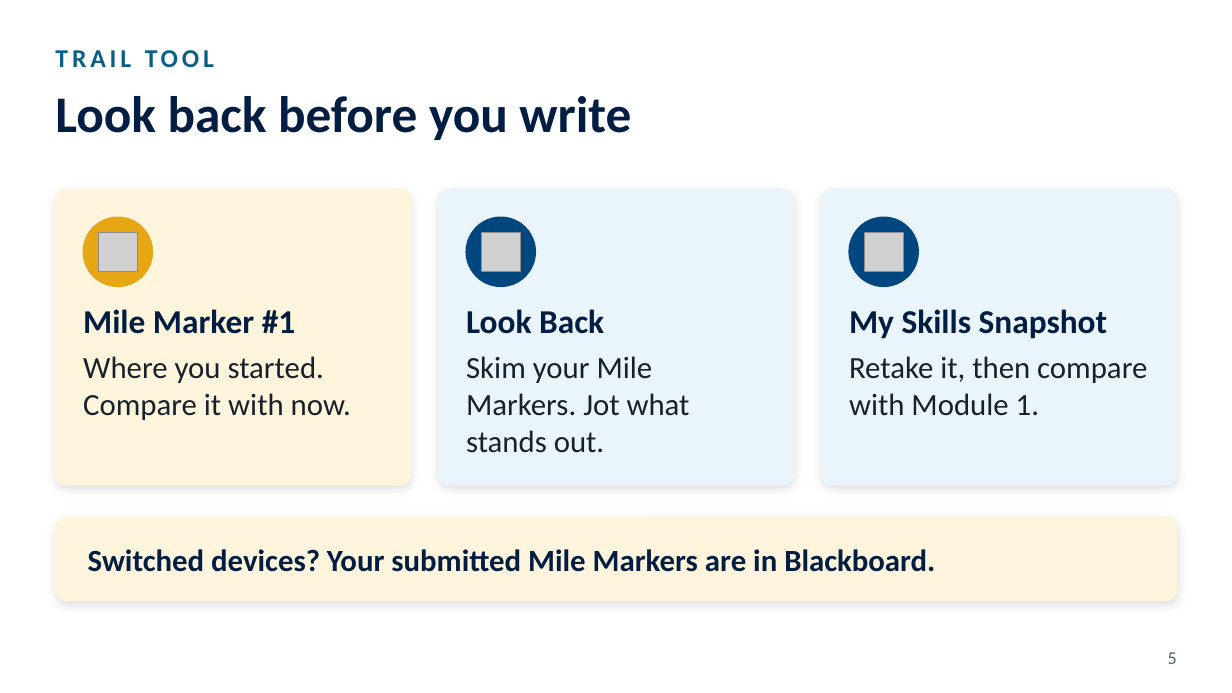
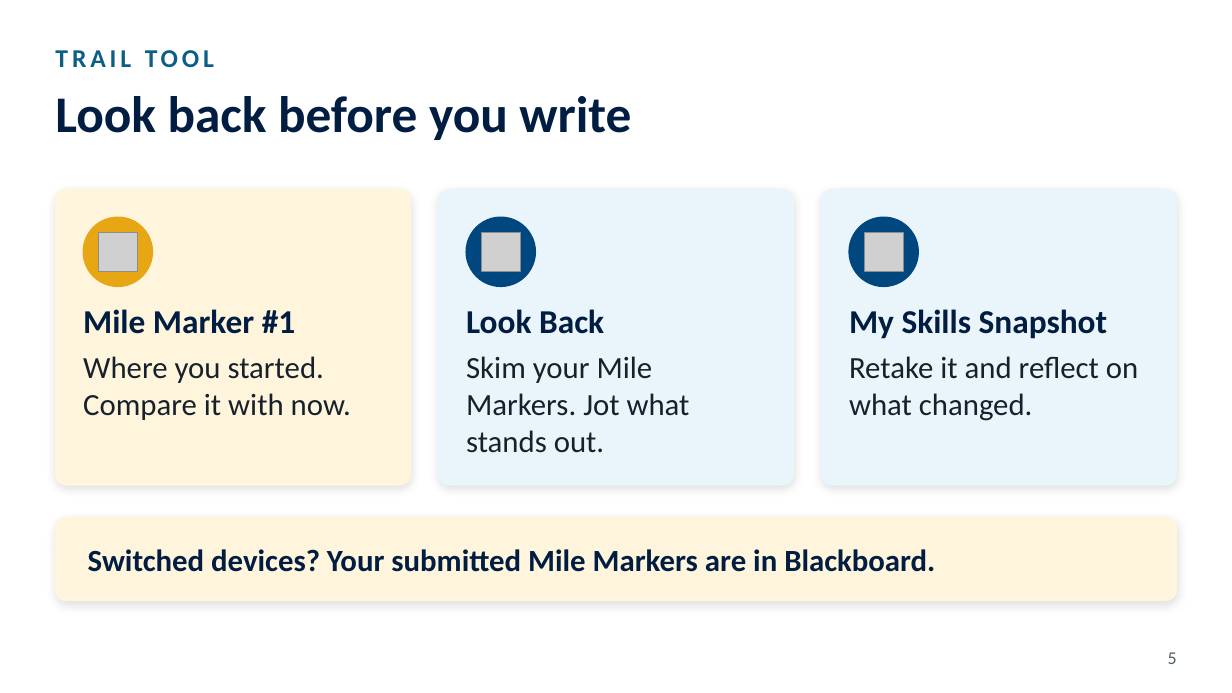
Before and after one commit to octc-instructional-design/FYE100-pathfinder-guidebook, a slide deck: slide 5 of downloads/slides/FYE100-Module12-Instructor-Slides.pptx. Drawn at 1232x693 pixels with LibreOffice and Linux fonts; fonts in the diff are those of the drawing; grey boxes stand for pictures. Boxes give left, top, right and bottom in pixels: in the first picture for what was removed or moved away, otherwise in the second. Text is boxed around its words. In the diff, an @@ line names an element or a change of style, - is before the commit and + after.

```diff
--- a/downloads/slides/FYE100-Module12-Instructor-Slides.pptx
+++ b/downloads/slides/FYE100-Module12-Instructor-Slides.pptx
@@ text at (849,356,1138,421): text changed @@
-Retake it, then compare with Module 1.
+Retake it and reflect on what changed.
```
Also in this commit, not shown: 1 other slide changed, 15 other files.
